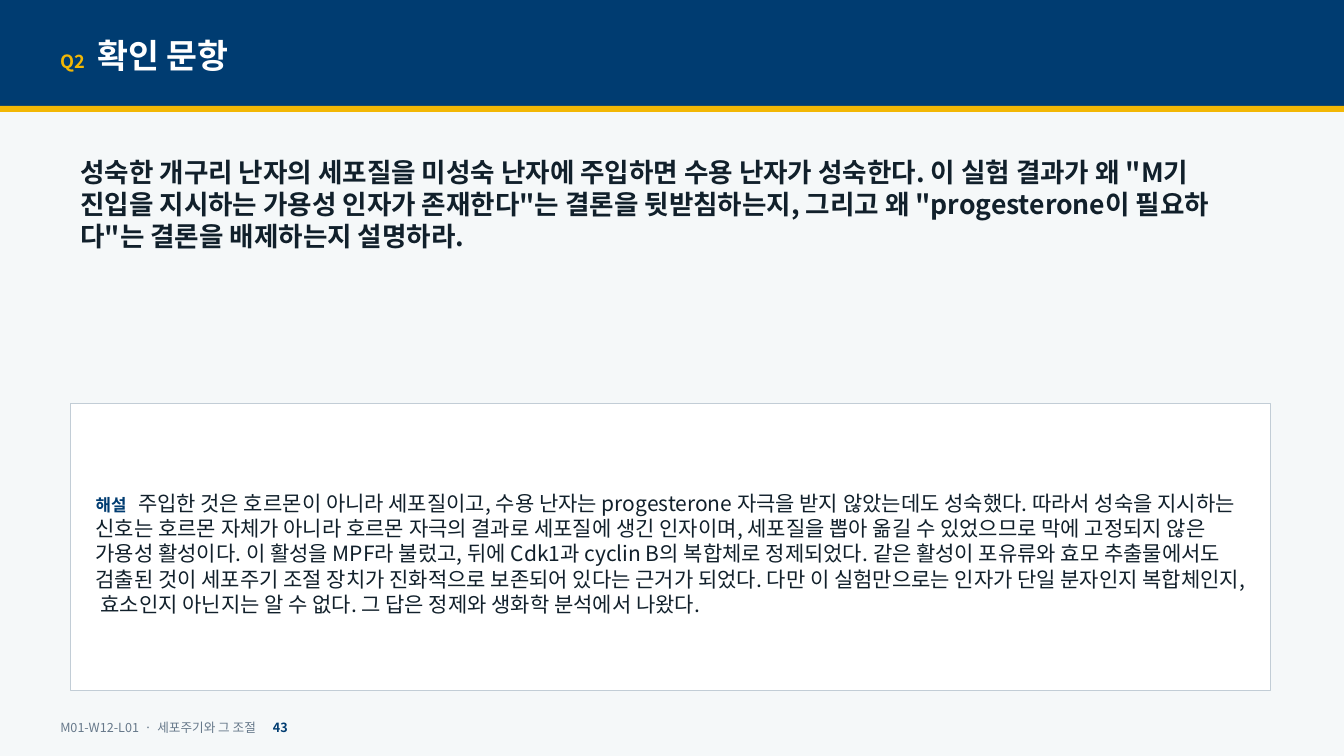
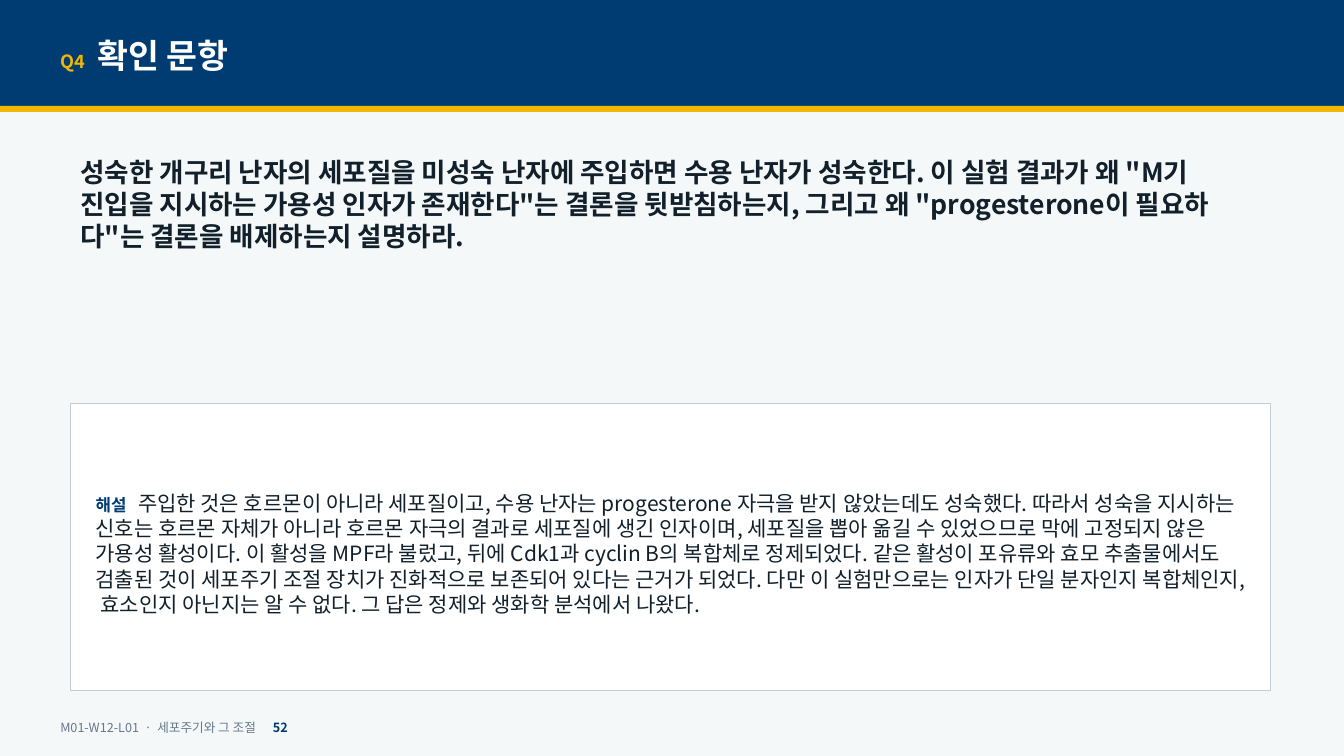
Before and after one commit to hoperiasd2/hoperiasd2.github.io, a slide deck: slide 52 of curriculum/M01/W12/L01/slides.pptx (slide 43 before the commit). Drawn at 1344x756 pixels with LibreOffice and Linux fonts; fonts in the diff are those of the drawing. Boxes give left, top, right and bottom in pixels: in the first picture for what was removed or moved away, otherwise in the second. Text is boxed around its words. In the diff, an @@ line names an element or a change of style, - is before the commit and + after.

```diff
--- a/curriculum/M01/W12/L01/slides.pptx
+++ b/curriculum/M01/W12/L01/slides.pptx
@@ text at (60,39,229,72): text changed @@
-Q2 확인 문항
+Q4 확인 문항
@@ text at (60,721,288,733): text changed @@
-M01-W12-L01 · 세포주기와 그 조절 43
+M01-W12-L01 · 세포주기와 그 조절 52
```
Also in this commit, not shown: 44 other slides changed, 9 slides added, 29 other files.
